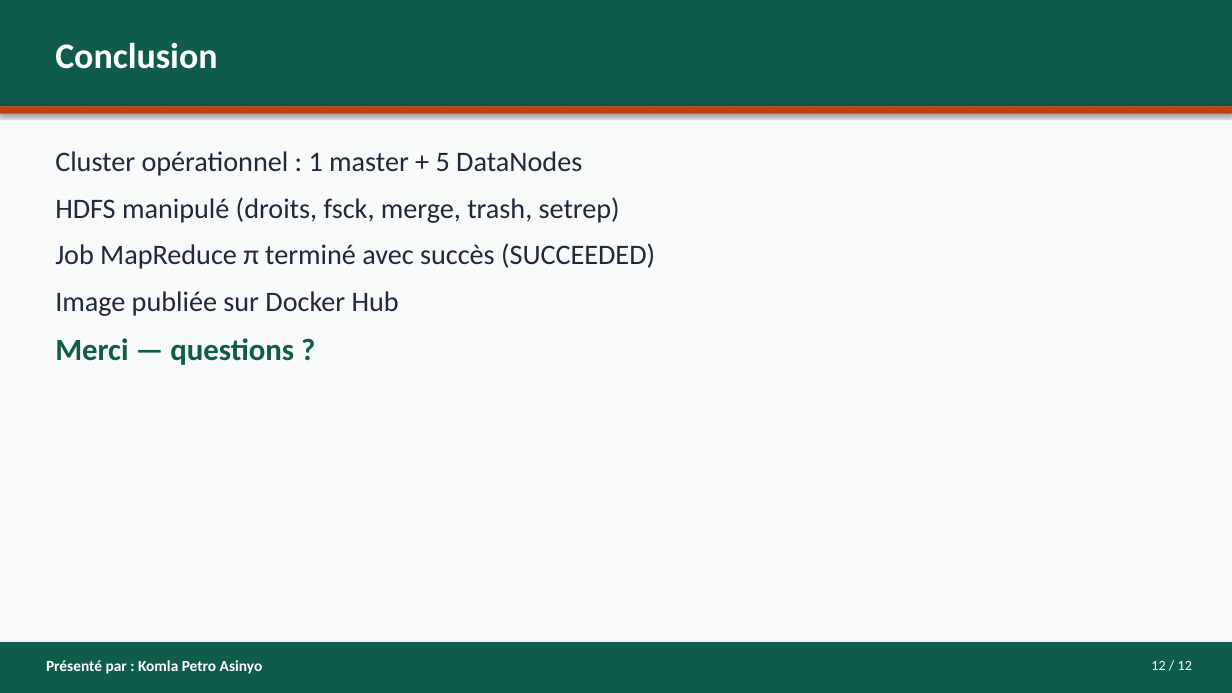
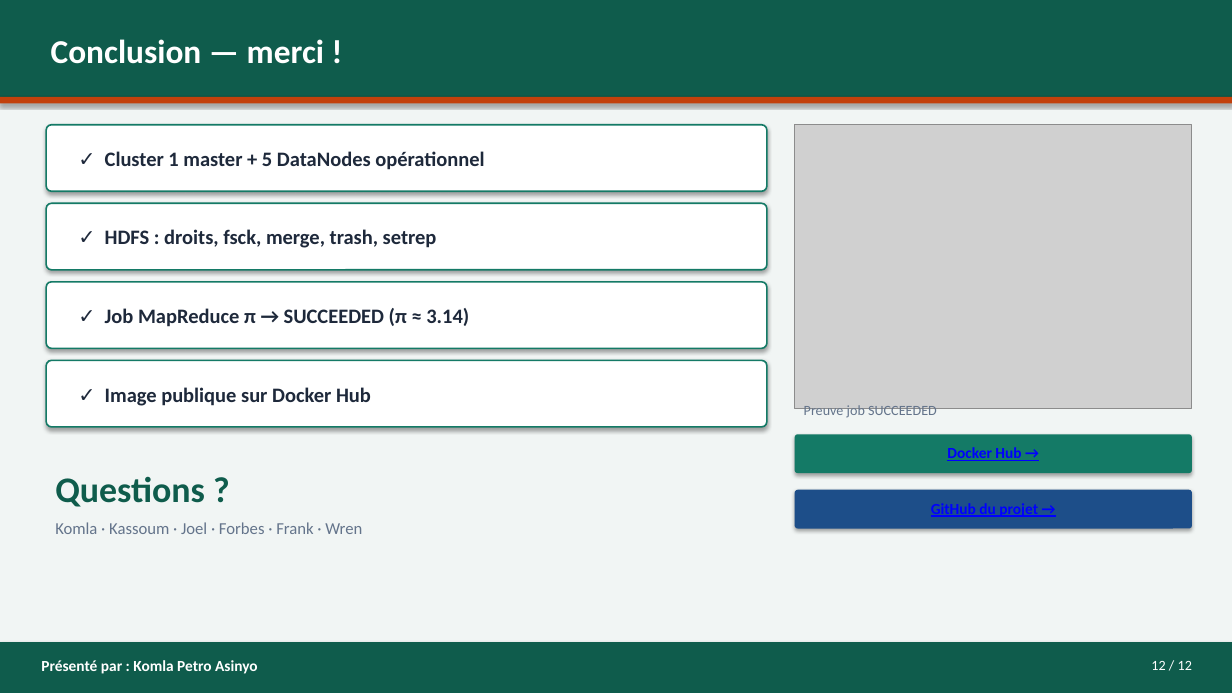
Before and after one commit to asinyopetro/Les_Hadoop_Riders_G4, a slide deck: slide 12 of presentation/PRESENTATION-G4-Les_Hadoop_Riders.pptx. Drawn at 1232x693 pixels with LibreOffice and Linux fonts; fonts in the diff are those of the drawing; grey boxes stand for pictures. Boxes give left, top, right and bottom in pixels: in the first picture for what was removed or moved away, otherwise in the second. Text is boxed around its words. In the diff, an @@ line names an element or a change of style, - is before the commit and + after.

Commit message:
Enrichir le PowerPoint avec captures, schemas et liens.

```diff
--- a/presentation/PRESENTATION-G4-Les_Hadoop_Riders.pptx
+++ b/presentation/PRESENTATION-G4-Les_Hadoop_Riders.pptx
@@ rectangle resized from (x1=0, y1=0, x2=1232, y2=106) to (x1=0, y1=0, x2=1232, y2=97) @@
@@ rectangle at (x1=0, y1=0, x2=1232, y2=693): fill #F8FAF9 to #F1F5F4 @@
@@ text at (x1=51, y1=39, x2=324, y2=64): text changed; size 28 to 26 pt @@
-Conclusion
+Conclusion — merci !
@@ rectangle moved from (x1=0, y1=106, x2=1232, y2=114) to (x1=0, y1=97, x2=1232, y2=104) @@
@@ rounded rectangle added at (x1=46, y1=125, x2=767, y2=191), fill #FFFFFF, outline #147A66 1.25 pt @@
@@ picture added at (x1=795, y1=125, x2=1192, y2=409) @@
@@ text removed at (x1=55, y1=151, x2=655, y2=365) @@
-Cluster opérationnel : 1 master + 5 DataNodes
-HDFS manipulé (droits, fsck, merge, trash, setrep)
-Job MapReduce π terminé avec succès (SUCCEEDED)
-Image publiée sur Docker Hub
-Merci — questions ?
@@ text added at (x1=105, y1=151, x2=484, y2=170), 16 pt, text #1E293B, bold @@
+✓ Cluster 1 master + 5 DataNodes opérationnel
@@ rounded rectangle added at (x1=46, y1=203, x2=767, y2=270), fill #FFFFFF, outline #147A66 1.25 pt @@
@@ text added at (x1=105, y1=229, x2=437, y2=248), 16 pt, text #1E293B, bold @@
+✓ HDFS : droits, fsck, merge, trash, setrep
@@ rounded rectangle added at (x1=46, y1=282, x2=767, y2=348), fill #FFFFFF, outline #147A66 1.25 pt @@
@@ text added at (x1=105, y1=308, x2=469, y2=327), 16 pt, text #1E293B, bold @@
+✓ Job MapReduce π → SUCCEEDED (π ≈ 3.14)
@@ rounded rectangle added at (x1=46, y1=360, x2=767, y2=427), fill #FFFFFF, outline #147A66 1.25 pt @@
@@ text added at (x1=105, y1=387, x2=371, y2=406), 16 pt, text #1E293B, bold @@
+✓ Image publique sur Docker Hub
@@ text added at (x1=804, y1=405, x2=937, y2=417), 11 pt, text #64748B @@
+Preuve job SUCCEEDED
@@ rounded rectangle added at (x1=795, y1=434, x2=1192, y2=473), fill #147A66 @@
@@ text added at (x1=947, y1=447, x2=1021, y2=461), 12 pt, text #0000FF, bold, underline @@
+Docker Hub →
@@ text added at (x1=55, y1=476, x2=362, y2=534), 13 pt, text #64748B @@
+Questions ?
+Komla · Kassoum · Joel · Forbes · Frank · Wren
@@ rounded rectangle added at (x1=795, y1=490, x2=1192, y2=529), fill #1D4E89 @@
@@ text added at (x1=931, y1=503, x2=1038, y2=517), 12 pt, text #0000FF, bold, underline @@
+GitHub du projet →
@@ text "Présenté par : Komla Petro ..." moved from (x1=46, y1=660, x2=263, y2=674) to (x1=41, y1=660, x2=258, y2=674) @@
```
Also in this commit, not shown: 10 other slides changed, 1 slide added, 1 slide removed, 1 other file.
